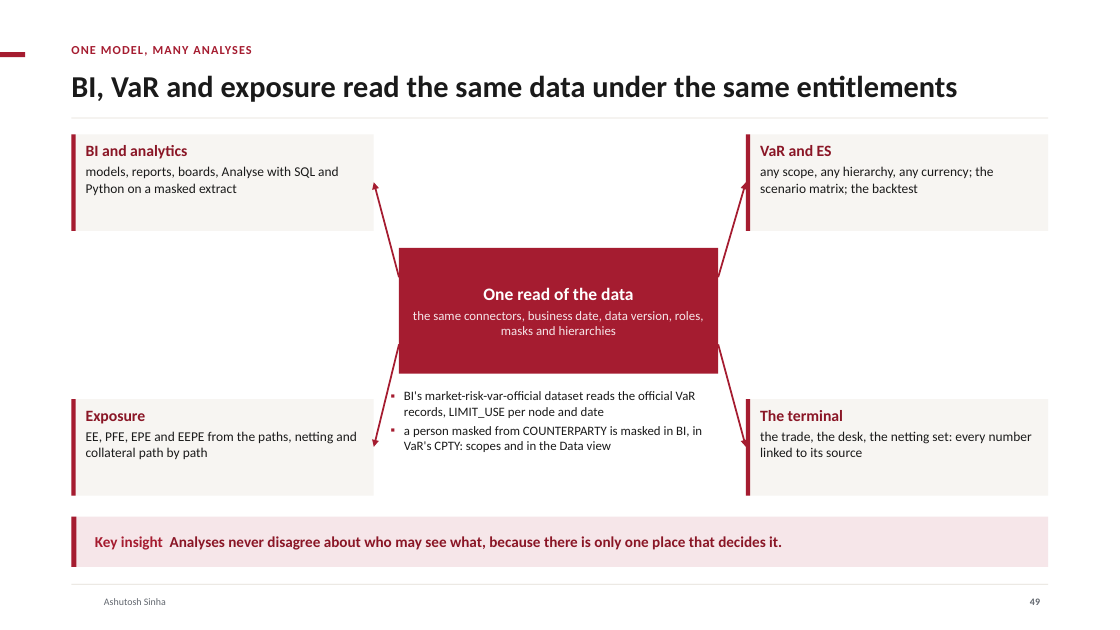
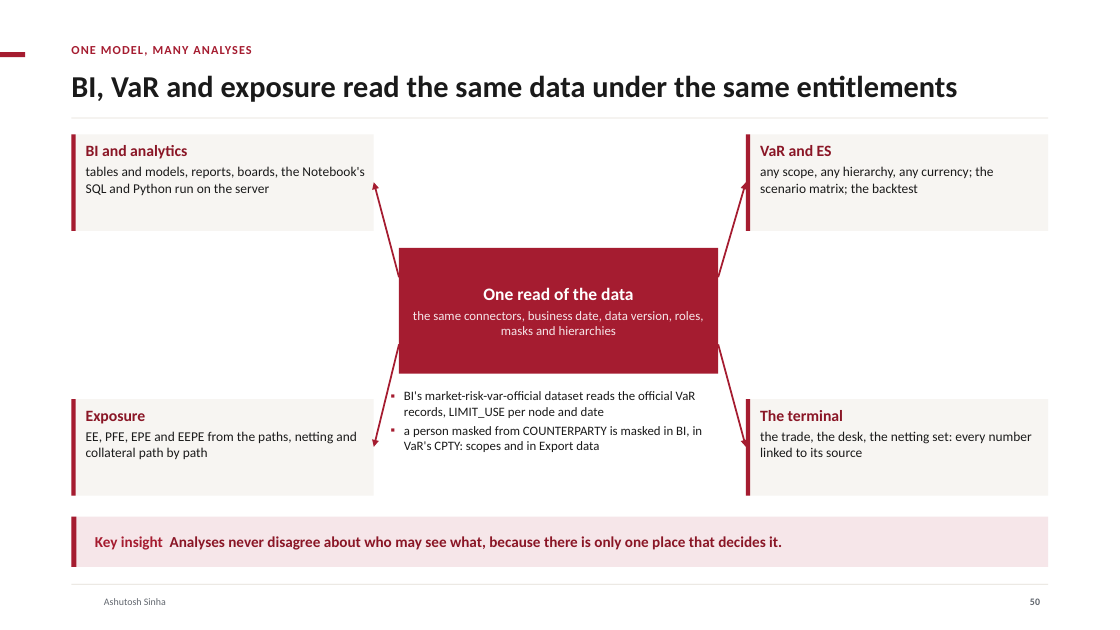
Before and after one commit to ajsinha/drishti, a slide deck: slide 50 of docs/publications/Drishti-Design-and-Evidence.pptx (slide 49 before the commit). Drawn at 1120x630 pixels with LibreOffice and Linux fonts; fonts in the diff are those of the drawing; background and template pictures are left out. Boxes give left, top, right and bottom in pixels: in the first picture for what was removed or moved away, otherwise in the second. Text is boxed around its words. In the diff, an @@ line names an element or a change of style, - is before the commit and + after.

```diff
--- a/docs/publications/Drishti-Design-and-Evidence.pptx
+++ b/docs/publications/Drishti-Design-and-Evidence.pptx
@@ text at (86,166,364,195): text changed @@
-models, reports, boards, Analyse with SQL and Python on a masked extract
+tables and models, reports, boards, the Notebook's SQL and Python run on the server
@@ text at (404,426,703,452): text changed @@
-▪ a person masked from COUNTERPARTY is masked in BI, in VaR's CPTY: scopes and in the Data view
+▪ a person masked from COUNTERPARTY is masked in BI, in VaR's CPTY: scopes and in Export data
@@ page number at (1030,598,1040,605): text changed @@
-49
+50
```
Also in this commit, not shown: 12 other slides changed, 2 slides added, 3 other files.
